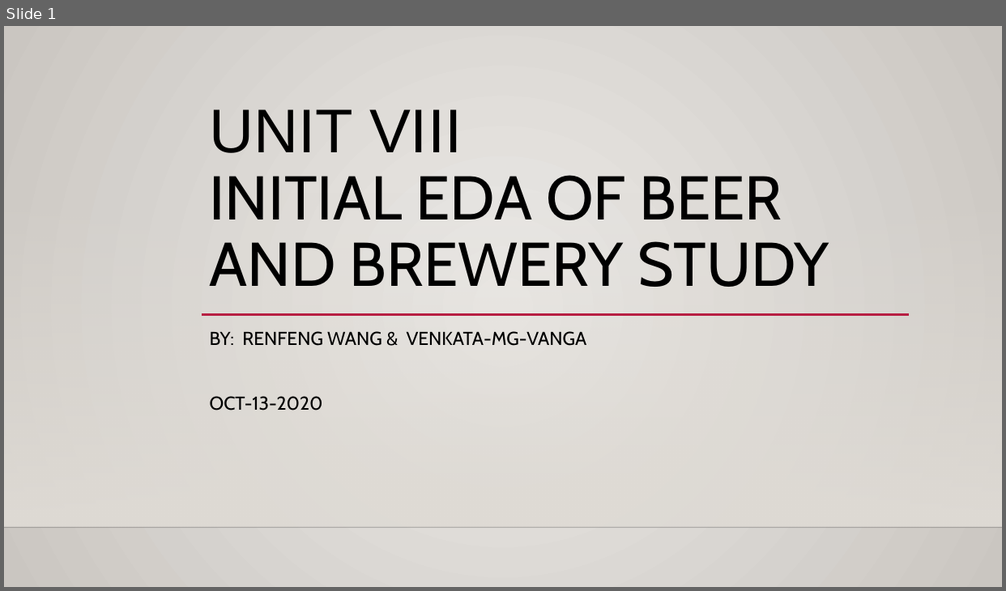
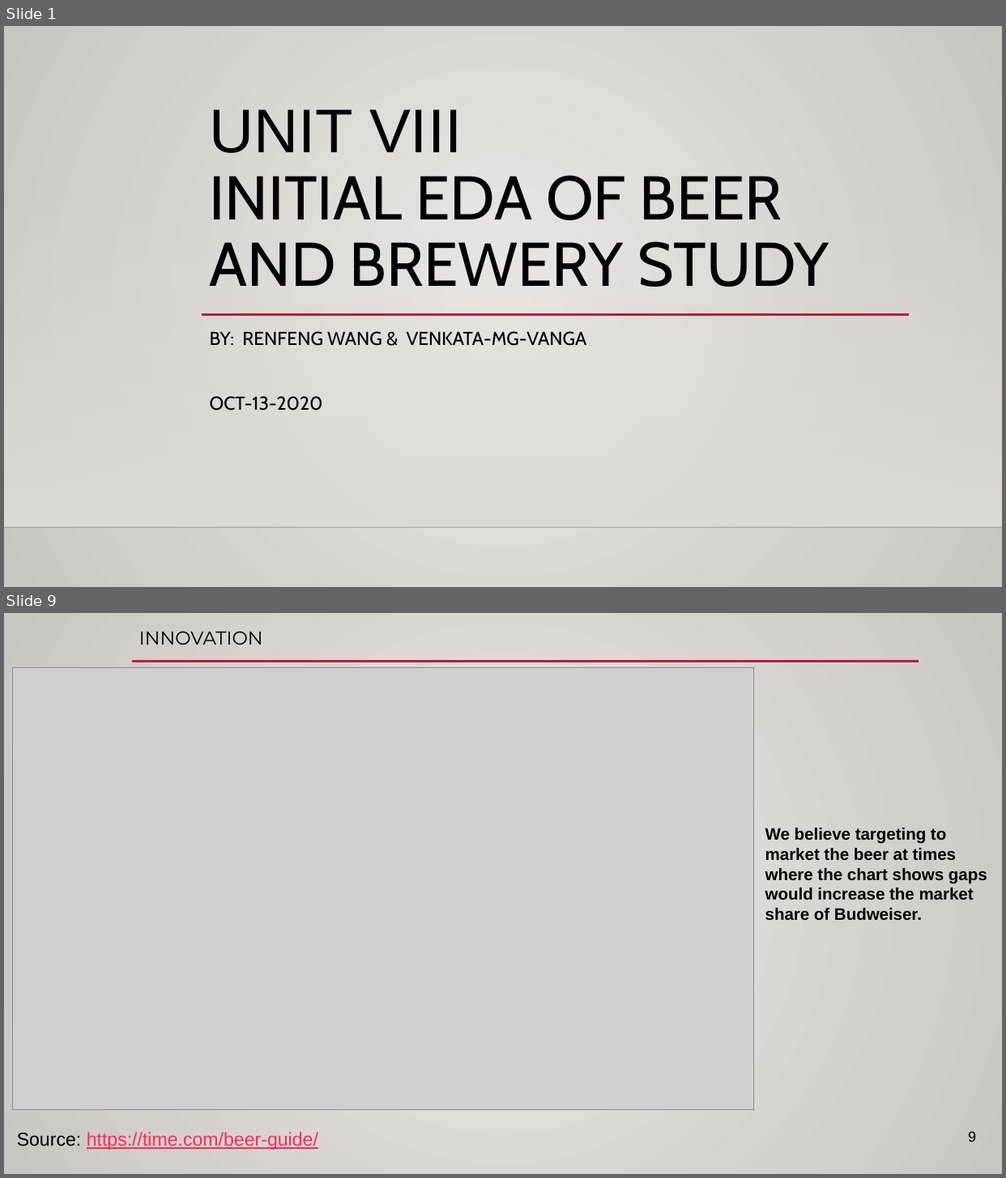
Before and after one commit to VenkataVanga/MSDS-6306, a slide deck: Unit8_Live_Session_Assignment.pptx. Shown one above the other, each under a label of ours: slide 1 before the commit, slides 1 and 9 after it; the slides between them are not shown. The pictures are 1006x591 and 1006x1178 pixels, drawn with LibreOffice and Linux fonts; fonts in the diff are those of the drawing; grey boxes stand for pictures; background and template pictures are left out. Boxes give left, top, right and bottom in pixels: in the first picture for what was removed or moved away, otherwise in the second. Text is boxed around its words. In the diff, an @@ line names an element or a change of style, - is before the commit and + after.

```diff
--- a/Unit8_Live_Session_Assignment.pptx
+++ b/Unit8_Live_Session_Assignment.pptx
@@ slide 9 added at (4,613,1002,1174), background gradient #ECEAE7 to #CAC7C1 @@
@@ title added at (139,631,263,645), 18 pt, text #000000 @@
+INNOVATION
@@ line added from (132, 661) to (918, 661), #B71E42 2.5 pt @@
@@ picture added at (13,667,754,1110) @@
@@ text added at (765,828,987,921), 16 pt, text #000000, bold @@
+We believe targeting to market the beer at times where the chart shows gaps would increase the market share of Budweiser.
@@ text added at (17,1132,318,1150), 18 pt, text #FA2B5C, underline @@
+Source: https://time.com/beer-guide/
@@ page number added at (968,1131,976,1142), 14 pt, text #000000 @@
+9
```
Also in this commit, not shown: 3 slides changed, 4 other slides added, 2 slides removed.
